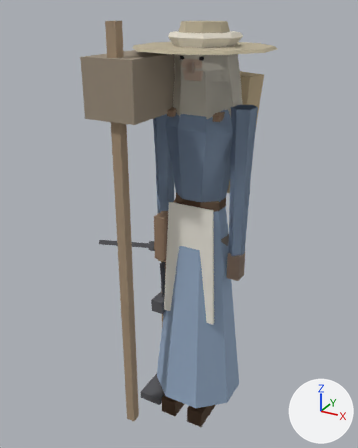
The glTF model game/assets/modelle/figur_elb.glb, before and after one commit.
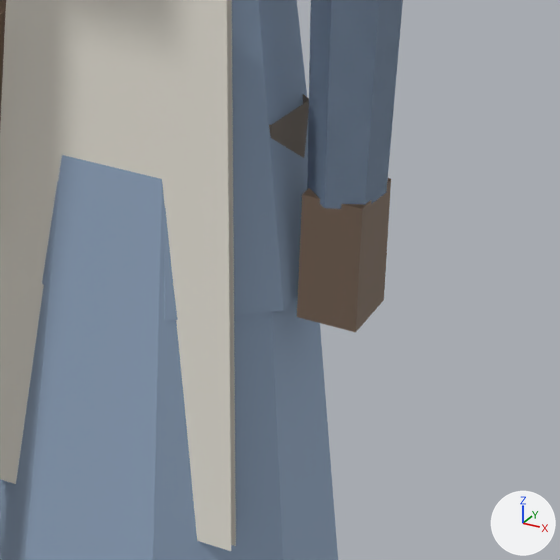
Old and new are each drawn whole from a camera (50 mm lens) standing at (0.952, -1.941, 2.0) and looking at (-0.125, 0.017, 1.021) and again close up on the part from 47% to 78% of the width and 48% to 73% of the height. Lighting does not change. The marker at lower right points along +X, +Y and +Z. The older version's two pictures come first.

Names of what the first close-up shows: 'Koerper_Frau', 'Koerper_Mann', 'Schuerze' and 1 more.
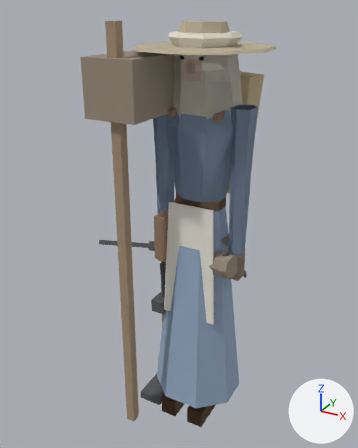
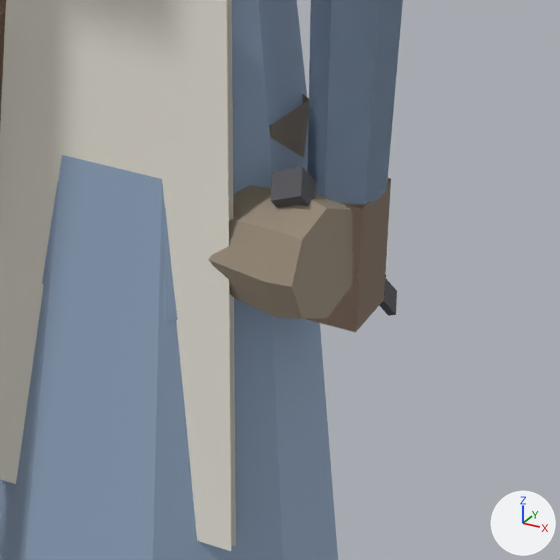
Where the change shows, as pixel boxes [x1, y1, x2, y2] in the close-ups (560 x 560 px):
'Schlaegel', added (brown): after [208, 185, 353, 319]
'Meissel', added: after [270, 167, 397, 316]

The change, as a diff of the scene's bpy script:
```diff
--- a/game/assets/modelle/figur_elb.glb.py
+++ b/game/assets/modelle/figur_elb.glb.py
@@ me_schlaegel @@
+me_schlaegel.from_pydata(...)  # 56 vertices, 72 faces; spans x -0.252..0.215, y -0.133..0.032, z 0.848..0.972
+me_schlaegel.materials.append(mat_figur)
@@ me_meissel @@
+me_meissel.from_pydata(...)  # 24 vertices, 36 faces; spans x 0.145..0.222, y -0.095..0.086, z 0.789..0.999
+me_meissel.materials.append(mat_figur)
@@ ob_schlaegel @@
+ob_schlaegel = bpy.data.objects.new('Schlaegel', me_schlaegel)
+ob_schlaegel.location = (0.0, 0.0, 0.0)
@@ ob_meissel @@
+ob_meissel = bpy.data.objects.new('Meissel', me_meissel)
+ob_meissel.location = (0.0, 0.0, 0.0)
```
